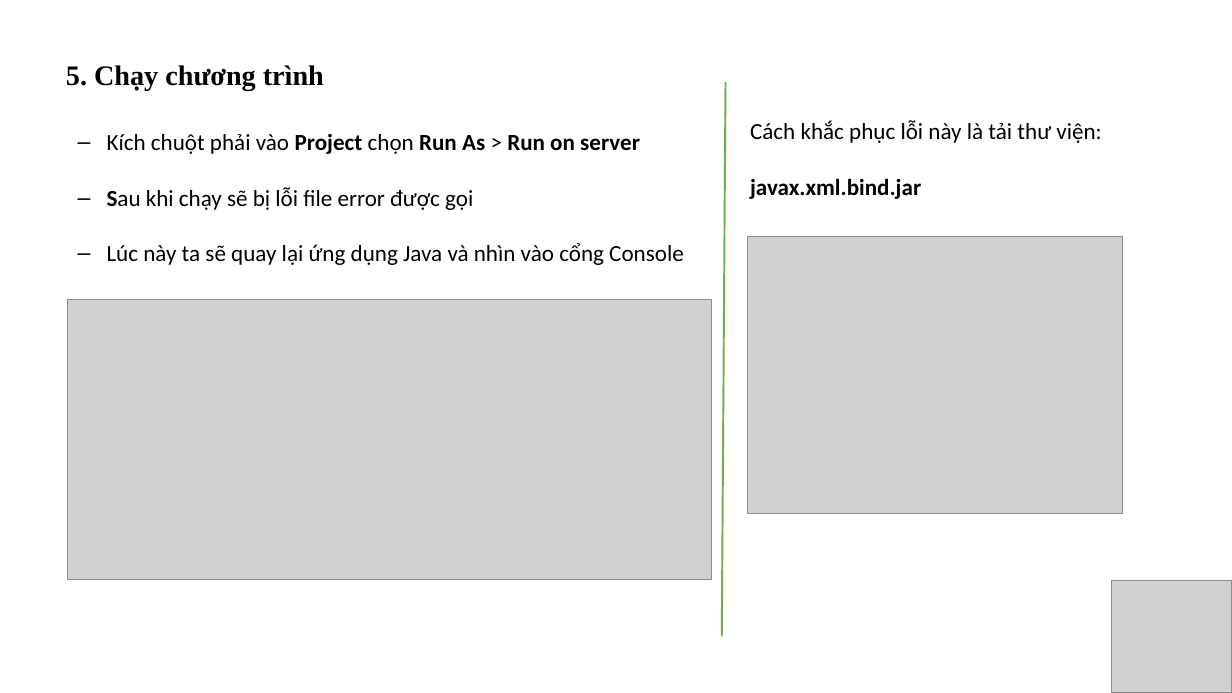
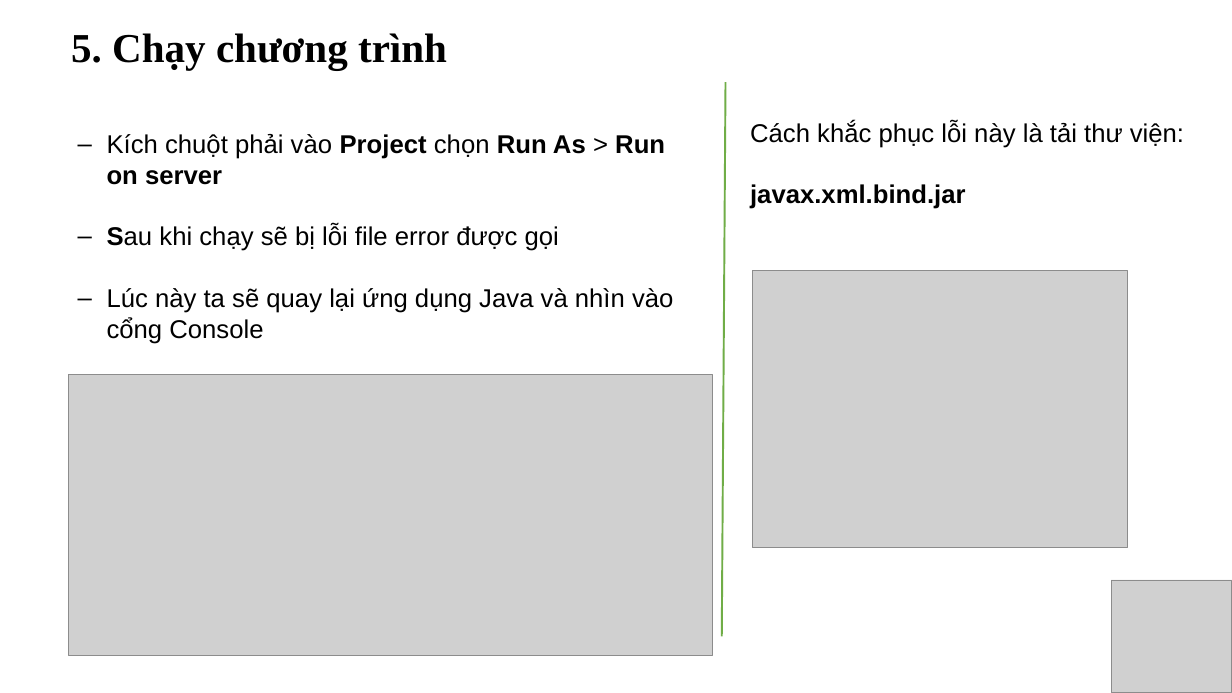
Before and after one commit to Dia2001/jsp-servlet-hibernate-mysql-curd, a slide deck: slide 15 of docs/Hibernate.pptx. Drawn at 1232x693 pixels with LibreOffice and Linux fonts; fonts in the diff are those of the drawing; grey boxes stand for pictures. Boxes give left, top, right and bottom in pixels: in the first picture for what was removed or moved away, otherwise in the second. Text is boxed around its words. In the diff, an @@ line names an element or a change of style, - is before the commit and + after.

```diff
--- a/docs/Hibernate.pptx
+++ b/docs/Hibernate.pptx
@@ text "5. Chạy chương trình": place and size @@
-text "5. Chạy chương trình" at [66, 65, 324, 91]
+text "5. Chạy chương trình" at [71, 33, 447, 70]
@@ text "5. Chạy chương trình" at [71, 33, 447, 70]: size 22 to 32 pt @@
@@ text "Cách khắc phục lỗi này ..." at [750, 121, 1184, 209]: size 18 to 20 pt, font Calibri to Arial @@
@@ text "Kích chuột phải vào Project ..." at [107, 134, 673, 344]: size 18 to 20 pt, font Calibri to Arial @@
@@ picture: place and size @@
-picture at [748, 237, 1123, 514]
+picture at [752, 271, 1128, 548]
@@ picture: place and size @@
-picture at [67, 299, 712, 579]
+picture at [68, 375, 713, 655]
```
Also in this commit, not shown: 15 other slides changed, 1 slide added, 3 other files.
